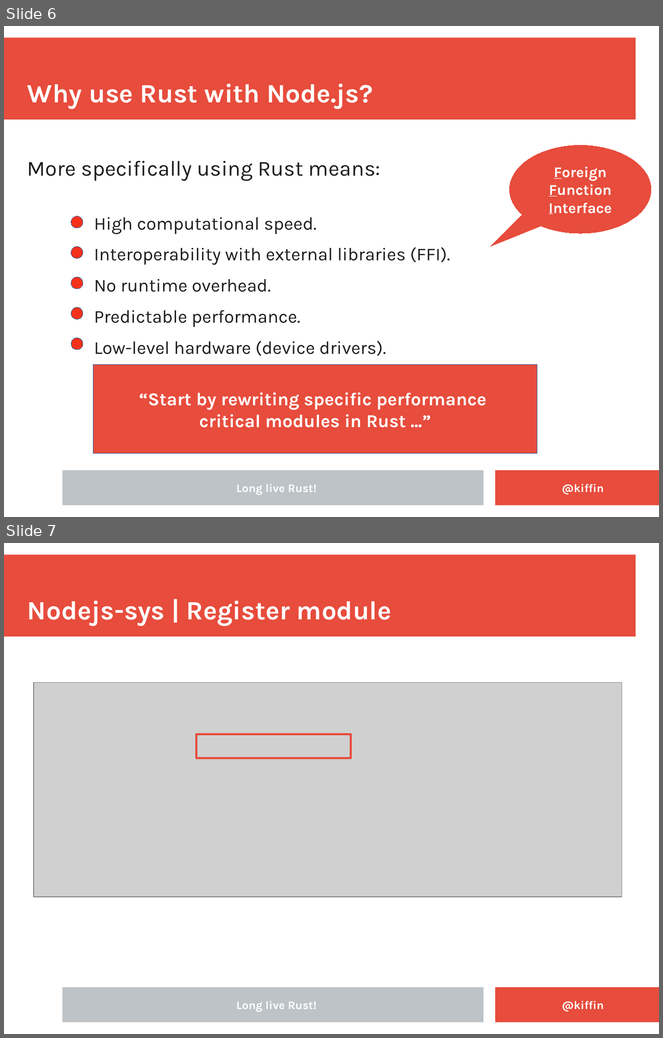
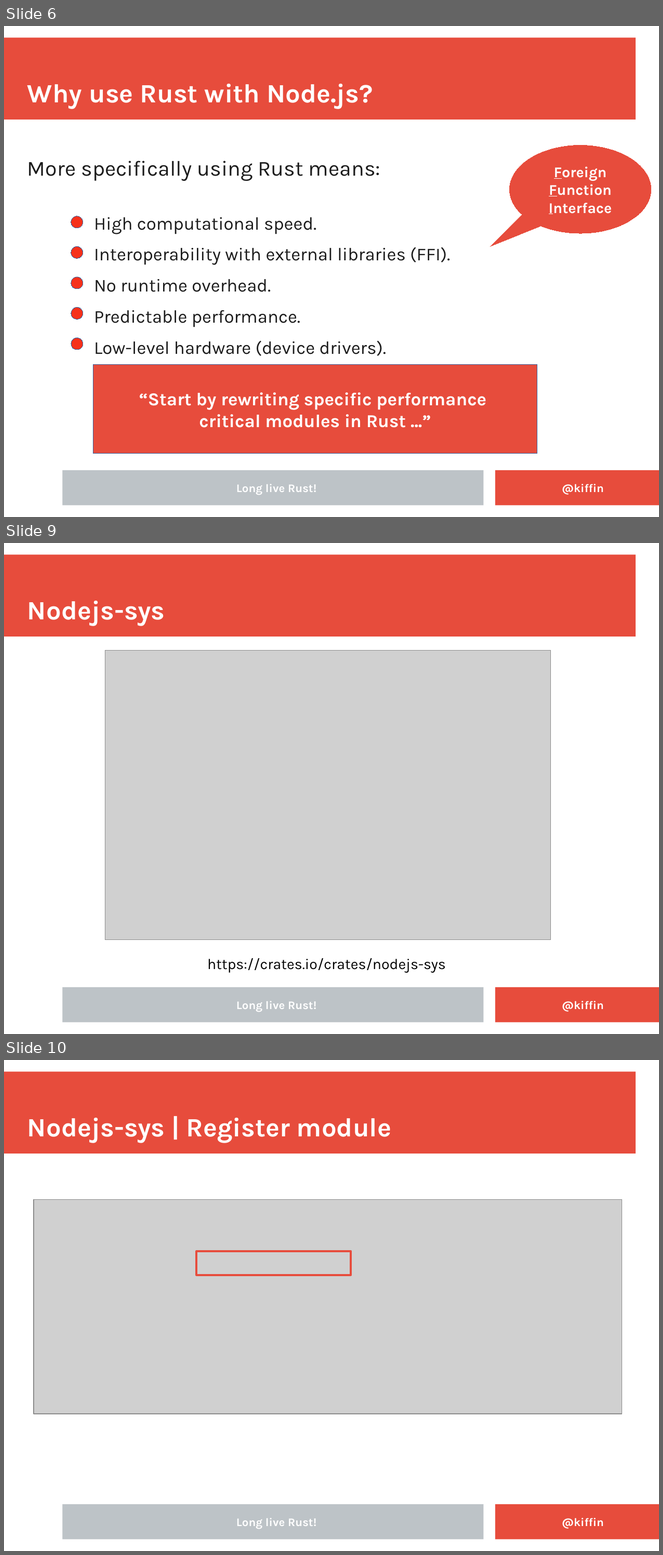
Before and after one commit to kgish/rust-node-addon-template, a slide deck: documents/Embedding-Rust-in-NodeJS-applications.odp. Shown one above the other, each under a label of ours: slides 6 and 7 before the commit, slides 6, 9 and 10 after it; the slides between them are not shown. The pictures are 663x1038 and 663x1555 pixels, drawn with LibreOffice and Linux fonts; fonts in the diff are those of the drawing; grey boxes stand for pictures; background and template pictures are left out. Boxes give left, top, right and bottom in pixels: in the first picture for what was removed or moved away, otherwise in the second. Text is boxed around its words. In the diff, an @@ line names an element or a change of style, - is before the commit and + after.

```diff
--- a/documents/Embedding-Rust-in-NodeJS-applications.odp
+++ b/documents/Embedding-Rust-in-NodeJS-applications.odp
@@ slide 9 added at bbox=[4, 543, 659, 1034], background #FFFFFF; not listed: 3 template elements that a slide beside it also shows @@
@@ title added at bbox=[27, 601, 165, 626], 32 pt, text #FFFFFF, bold @@
+Nodejs-sys
@@ picture added at bbox=[105, 650, 551, 940] @@
@@ rectangle added at bbox=[46, 717, 289, 722], fill #FFFFFF, outline #FFFFFF 0 pt @@
@@ text added at bbox=[207, 958, 446, 973], 18 pt, text #000000 @@
+https://crates.io/crates/nodejs-sys
@@ text added at bbox=[236, 1001, 317, 1012], 14 pt, text #FFFFFF, bold @@
+Long live Rust!
@@ text added at bbox=[562, 1001, 604, 1012], 14 pt, text #FFFFFF, bold @@
+@kiffin
@@ what was slide 7 is now slide 10 @@
```
Also in this commit, not shown: 2 other slides added.
